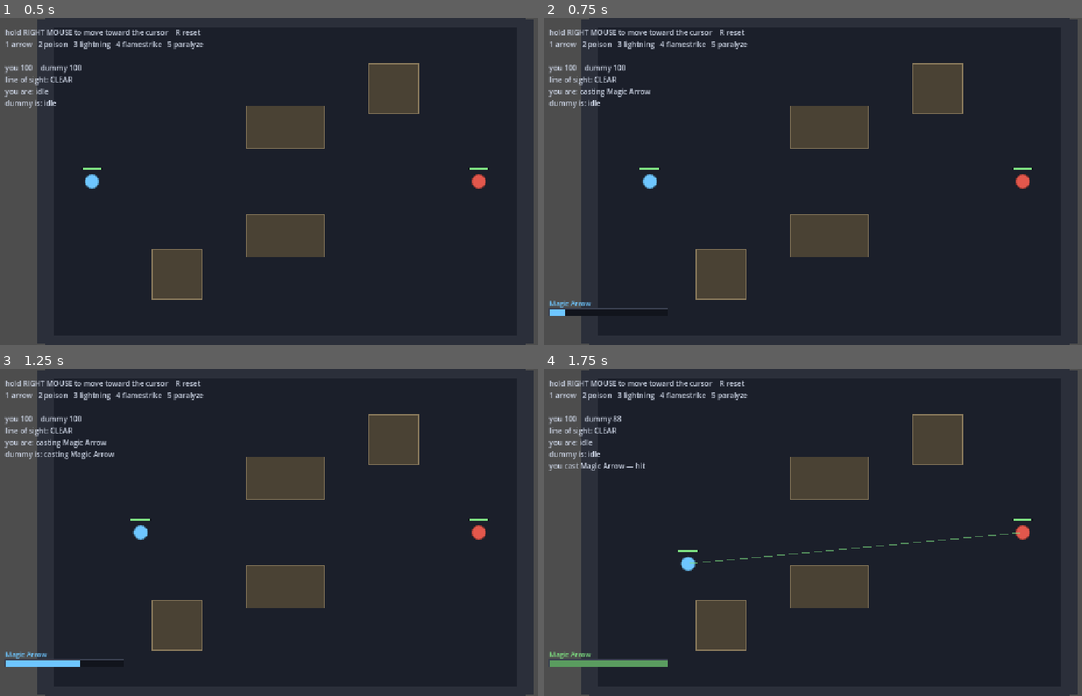
Above: before the commit, frames 1-4 (two rows, left to right).
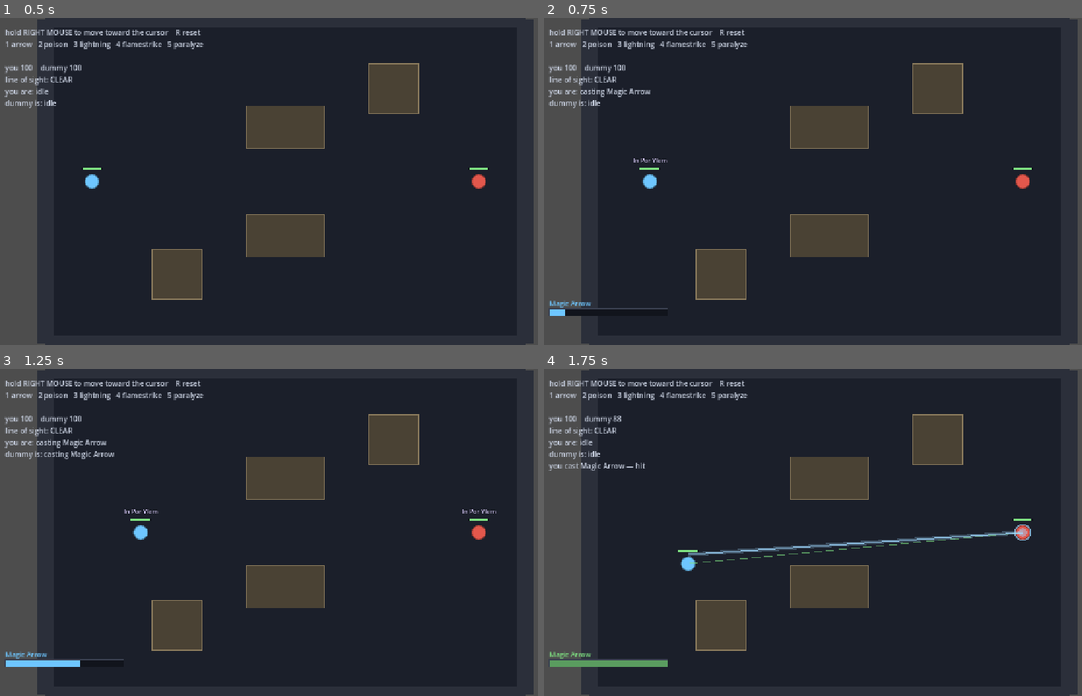
Above: after the commit, the same moments.

Repository: sirdeaz/uo-arena
Game: Godot game, scene res://autoload/boot.tscn
The game is run twice, just before and just after one commit, with the same random seed, the same clock (stepped at 60 frames per second) and the same inputs.
Inputs (mouse positions are in pixels of both pictures, inside the frame that each line leads up to):
- Up to frame 1 (0.5 s): no input
- Up to frame 2 (0.75 s): tap Enter at 0.5 s; move the mouse to (958, 165) at 0.52 s; hold D from 0.53 s (still down); tap 1 at 0.6 s; click (958, 165) at 0.67 s
- Up to frame 3 (1.25 s): keep holding D
- Up to frame 4 (1.75 s): move the mouse to (710, 548) at 1.27 s; release D at 1.28 s; hold S from 1.28 s (still down); tap 2 at 1.35 s

Frame 1 is identical in both runs. In frame 2, less than 0.1% of the frame differs, in the area x 16-24%, y 42-45%; in frame 3, less than 0.1%; in frame 4, 0.8%, in the area x 26-91%, y 47-58%.

Commit message:
Speak spell mantras overhead and show spells that land
Casters now speak the spell's real UO words overhead for the whole cast. This
is gameplay information rather than flavour: reading "Kal Vas Flam" is what
tells an opponent a flamestrike is coming and that there are 2.5 seconds to get
behind a tent. It is also what makes the fizzle chain a feint — show the words,
let them commit to a dodge, then chain into something else.

The words are pinned by tests, since a wrong or duplicated mantra silently
removes the tell that the whole read depends on.

Spells that connect draw a coloured bolt and an impact ring. Spells stopped by
cover draw nothing at all, matching UO, where a spell with no line simply never
goes off.

Co-Authored-By: Claude Opus 5 <noreply@anthropic.com>

Diff:
--- a/client/fighter.gd
+++ b/client/fighter.gd
@@ -11,6 +11,8 @@
 ## Cursor distance below which holding the move button does nothing. Without it a
 ## cursor resting on your own feet flips direction every frame and you vibrate.
 const MOUSE_DEAD_ZONE: float = 16.0
+
+const MANTRA_COLOR := Color("#dcd0ff")
 
 @export var body_color: Color = Color("#6ec6ff")
 @export var player_controlled: bool = false
@@ -83,6 +85,31 @@
 		draw_arc(Vector2.ZERO, RADIUS + 13.0, 0.0, TAU, 32, Color("#7ee081"), 2.0, true)
 
 	_draw_health_bar()
+	_draw_mantra()
+
+
+## The spoken words, overhead, for as long as the cast runs. This is the opponent's
+## read on what is coming — and what a fizzle-feint fakes.
+func _draw_mantra() -> void:
+	var state := combatant.entity_state
+	if state.current_state != EntityState.State.CASTING:
+		return
+
+	var font := ThemeDB.fallback_font
+	var font_size := 16
+	var text: String = state.current_spell.mantra
+	var width := font.get_string_size(text, HORIZONTAL_ALIGNMENT_LEFT, -1, font_size).x
+	var origin := Vector2(-width * 0.5, -RADIUS - 30.0)
+
+	# Dark outline first so the words stay readable over the arena floor.
+	for offset in [Vector2(1, 0), Vector2(-1, 0), Vector2(0, 1), Vector2(0, -1)]:
+		draw_string(
+			font, origin + offset, text, HORIZONTAL_ALIGNMENT_LEFT, -1, font_size,
+			Color("#0d1017")
+		)
+	draw_string(
+		font, origin, text, HORIZONTAL_ALIGNMENT_LEFT, -1, font_size, MANTRA_COLOR
+	)
 
 
 func _draw_health_bar() -> void:
--- a/client/local_test.gd
+++ b/client/local_test.gd
@@ -17,6 +17,15 @@
 }
 
 const DUMMY_THINK_SECONDS: float = 0.9
+const EFFECT_SECONDS: float = 0.55
+
+const SPELL_COLORS := {
+	"Magic Arrow": Color("#9fd8ff"),
+	"Poison": Color("#7ee081"),
+	"Lightning": Color("#fff2a8"),
+	"Flamestrike": Color("#ff8a4c"),
+	"Paralyze": Color("#ffd166"),
+}
 
 var map: ArenaMap
 var resolver: CombatResolver
@@ -28,6 +37,10 @@
 var _dummy_think_timer: float = 0.0
 var _last_event: String = ""
 
+## Brief bolt-and-flash for spells that connected. Blocked spells show nothing at all,
+## matching UO, where a spell you have no line to simply never goes off.
+var _effects: Array[Dictionary] = []
+
 ## Drawn above the arena floor — this node draws itself before its children, so the
 ## sight line has to live on a layer of its own or the floor paints over it.
 var _sight_line: Node2D
@@ -101,12 +114,26 @@
 	_last_event = "%s cast %s — %s" % [
 		who, spell.spell_name, "hit" if connected else "blocked by cover"
 	]
+	if connected:
+		_effects.append({
+			"from": from.position,
+			"to": to.position,
+			"color": SPELL_COLORS.get(spell.spell_name, Color.WHITE) as Color,
+			"remaining": EFFECT_SECONDS,
+		})
 
 
 func _process(delta: float) -> void:
 	_run_dummy(delta)
+	_age_effects(delta)
 	_update_hud()
 	_sight_line.queue_redraw()
+
+
+func _age_effects(delta: float) -> void:
+	for effect in _effects:
+		effect["remaining"] -= delta
+	_effects = _effects.filter(func(e: Dictionary) -> bool: return e["remaining"] > 0.0)
 
 
 func _run_dummy(delta: float) -> void:
@@ -193,6 +220,22 @@
 		2.0
 	)
 
+	for effect in _effects:
+		var fade: float = effect["remaining"] / EFFECT_SECONDS
+		var color: Color = effect["color"]
+		var from: Vector2 = effect["from"]
+		var to: Vector2 = effect["to"]
+
+		# Bolt: a wide soft trail with a bright core, so it reads even when it lies
+		# along the sight line.
+		_sight_line.draw_line(from, to, Color(color, fade * 0.35), 10.0)
+		_sight_line.draw_line(from, to, Color(color, fade), 3.0)
+
+		# Impact: an expanding ring plus a solid core that fades faster.
+		var radius := 14.0 + (1.0 - fade) * 26.0
+		_sight_line.draw_arc(to, radius, 0.0, TAU, 28, Color(color, fade), 3.0, true)
+		_sight_line.draw_circle(to, radius * 0.55, Color(color, fade * fade * 0.8))
+
 	# Where you are steering, while the move button is down.
 	if Input.is_mouse_button_pressed(MOUSE_BUTTON_RIGHT):
 		var cursor := _sight_line.get_global_mouse_position()
--- a/common/spells/flamestrike.tres
+++ b/common/spells/flamestrike.tres
@@ -5,6 +5,7 @@
 [resource]
 script = ExtResource("1_spell_data")
 spell_name = "Flamestrike"
+mantra = "Kal Vas Flam"
 cast_time_seconds = 2.5
 fizzle_window_seconds = 0.25
 damage = 32.0
--- a/common/spells/lightning.tres
+++ b/common/spells/lightning.tres
@@ -5,6 +5,7 @@
 [resource]
 script = ExtResource("1_spell_data")
 spell_name = "Lightning"
+mantra = "Por Ort Grav"
 cast_time_seconds = 1.75
 fizzle_window_seconds = 0.25
 damage = 20.0
--- a/common/spells/magic_arrow.tres
+++ b/common/spells/magic_arrow.tres
@@ -5,6 +5,7 @@
 [resource]
 script = ExtResource("1_spell_data")
 spell_name = "Magic Arrow"
+mantra = "In Por Ylem"
 cast_time_seconds = 1.0
 fizzle_window_seconds = 0.25
 damage = 12.0
--- a/common/spells/paralyze.tres
+++ b/common/spells/paralyze.tres
@@ -5,6 +5,7 @@
 [resource]
 script = ExtResource("1_spell_data")
 spell_name = "Paralyze"
+mantra = "An Ex Por"
 cast_time_seconds = 2.5
 fizzle_window_seconds = 0.25
 damage = 0.0
--- a/common/spells/poison.tres
+++ b/common/spells/poison.tres
@@ -5,6 +5,7 @@
 [resource]
 script = ExtResource("1_spell_data")
 spell_name = "Poison"
+mantra = "In Nox"
 cast_time_seconds = 1.5
 fizzle_window_seconds = 0.25
 damage = 3.0
--- a/common/spells/spell_data.gd
+++ b/common/spells/spell_data.gd
@@ -4,6 +4,9 @@
 enum EffectType { DAMAGE, POISON, PARALYZE }
 
 @export var spell_name: String = ""
+## Words spoken overhead while casting. This is the opponent's only warning of what is
+## coming, so it is gameplay information, not decoration.
+@export var mantra: String = ""
 @export var cast_time_seconds: float = 1.0
 @export var fizzle_window_seconds: float = 0.25  # window after cast starts where a new cast attempt fizzles this one
 @export var damage: float = 0.0
--- /dev/null
+++ b/tests/test_spell_data.gd
@@ -0,0 +1,51 @@
+extends TestCase
+
+## Every spell speaks its mantra overhead while being cast. Reading those words is how
+## an opponent knows what is coming and whether it is worth breaking line of sight —
+## it is the information the fizzle-feint exists to exploit, so the words have to be
+## right and every spell has to have them.
+
+const EXPECTED_MANTRAS := {
+	"magic_arrow": "In Por Ylem",
+	"poison": "In Nox",
+	"lightning": "Por Ort Grav",
+	"flamestrike": "Kal Vas Flam",
+	"paralyze": "An Ex Por",
+}
+
+
+func _spell(spell_name: String) -> SpellData:
+	return load("res://common/spells/%s.tres" % spell_name)
+
+
+func test_every_spell_has_a_mantra() -> void:
+	for spell_name in EXPECTED_MANTRAS:
+		assert_false(
+			_spell(spell_name).mantra.is_empty(),
+			"%s must have words to speak, or there is no tell" % spell_name
+		)
+
+
+func test_mantras_are_the_uo_words() -> void:
+	for spell_name in EXPECTED_MANTRAS:
+		assert_eq(
+			_spell(spell_name).mantra,
+			EXPECTED_MANTRAS[spell_name],
+			"%s should speak its real UO words" % spell_name
+		)
+
+
+func test_mantras_are_distinct() -> void:
+	# Two spells sharing words would make them impossible to tell apart mid-cast.
+	var seen: Array[String] = []
+	for spell_name in EXPECTED_MANTRAS:
+		var mantra: String = _spell(spell_name).mantra
+		assert_false(seen.has(mantra), "%s reuses another spell's words" % spell_name)
+		seen.append(mantra)
+
+
+func test_every_spell_has_a_display_name() -> void:
+	for spell_name in EXPECTED_MANTRAS:
+		assert_false(
+			_spell(spell_name).spell_name.is_empty(), "%s needs a name" % spell_name
+		)
Not shown, added: tests/test_spell_data.gd.uid
Not shown, changed: README.md
